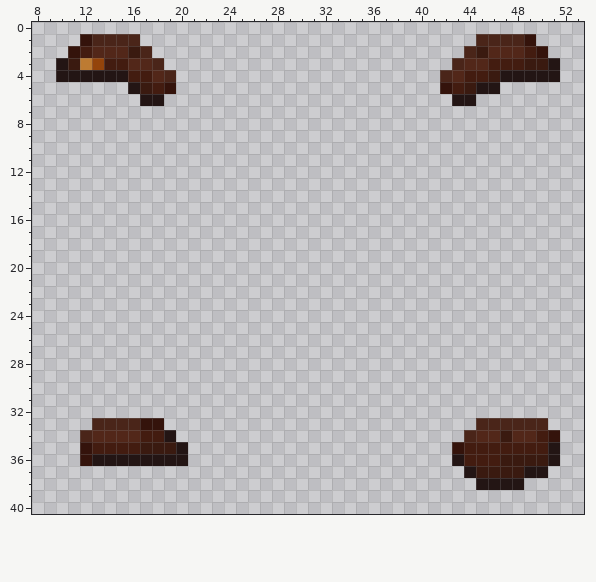
Edited in one commit: pixel-art sprite (Resources/Textures/_Umbra/PersonalItems/Wearables/fpsrvanguardsberet.rsi/equipped-HELMET.png). This is how it looked before the edit.
The file is 64x64 pixels. Shown: x 8..53, y 0..40.
After:
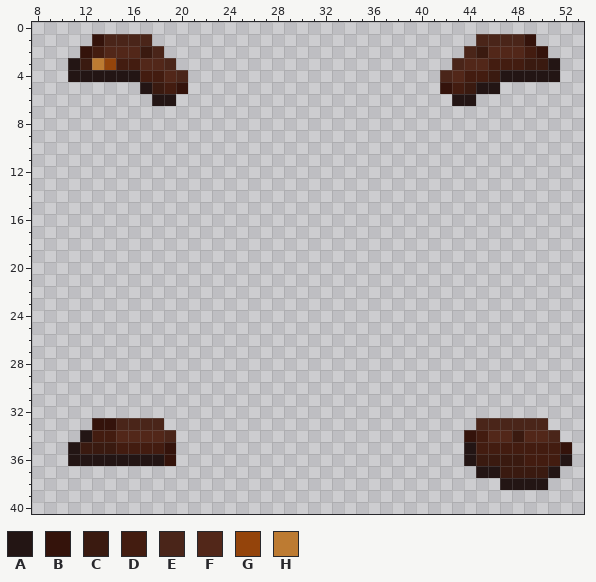
Palette (. is transparent): A #231514  B #34130b  C #3a1a10  D #431c10  E #4a2519  F #522719  G #94440b  H #bd7b32
Edits made:
@@ x 8..22 @@
  0 ...............
- 1 ....BEEEE......
- 2 ...BDFFFCE.....
- 3 ..ACHGDDFFE....
- 4 ..AAAAAADDFE...
- 5 ........ACDB...
- 6 .........AA....
+ 1 .....BEEEE.....
+ 2 ....BDFFFCE....
+ 3 ...ACHGDDFFE...
+ 4 ...AAAAAADDFE..
+ 5 .........ACDB..
+ 6 ..........AA...
  7 ...............
@@ x 8..53 @@
 32 ..............................................
-33 .....EEEEBB..........................EEEEEE...
-34 ....EFFFFDDA........................EFFCFFDB..
-35 ....BDDDDCCCA......................BDDDDDDDA..
-36 ....BAAAAAAAA......................ADDDCCCCA..
-37 ....................................ACCCCAA...
-38 .....................................AAAA.....
+33 .....BBEEEE..........................EEEEEE...
+34 ....ADDFFFFE........................BDFFCFFE..
+35 ...ACCCDDDDB........................ADDDDDDDB.
+36 ...AAAAAAAAB........................ACCCCDDDA.
+37 .....................................AACCCCA..
+38 .......................................AAAA...
 39 ..............................................
